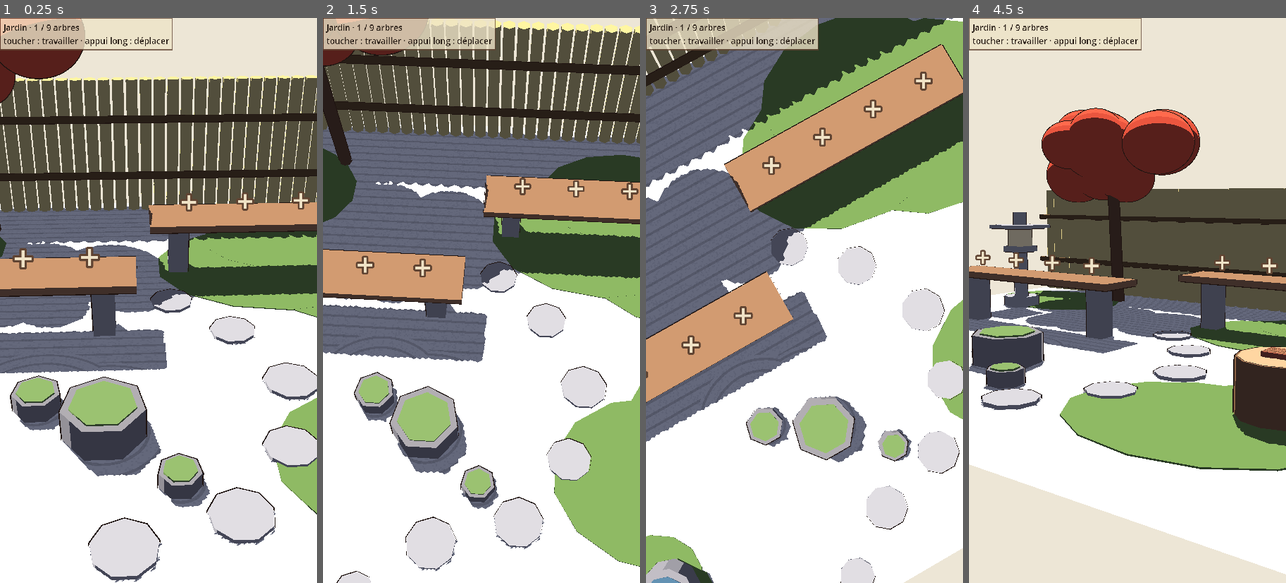
Above: before the commit, frames 1-4 (left to right).
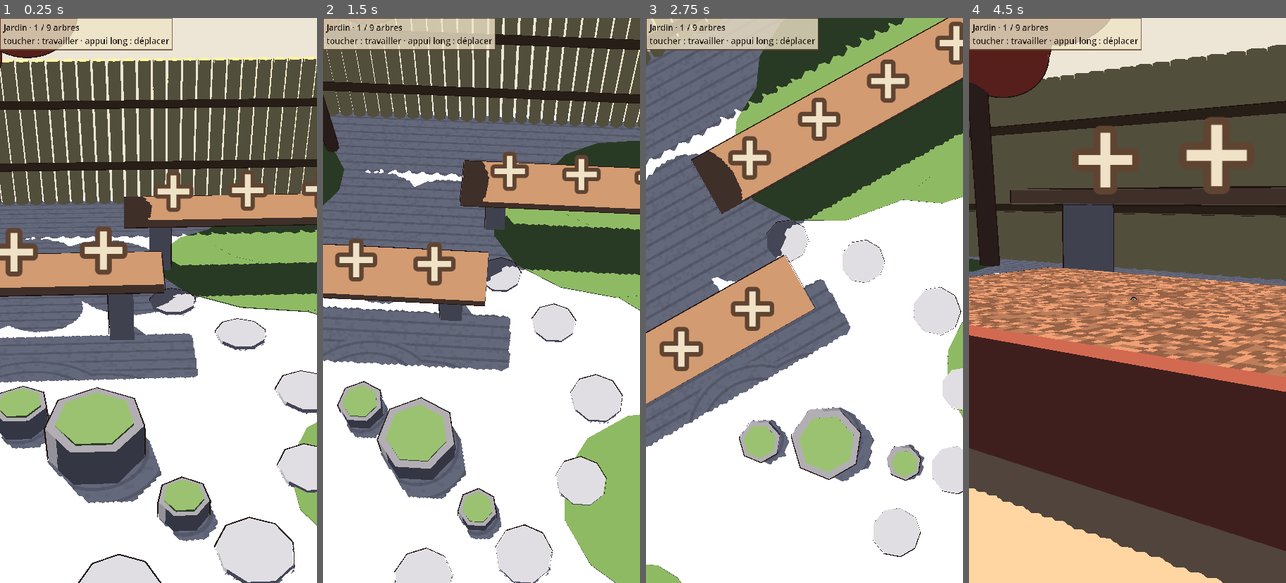
Above: after the commit, the same moments.

Repository: Ankool29/bonzai
Game: Godot game, scene res://scenes/main.tscn
Two runs of this game, one before a commit and one after it. Both use one fixed random seed, a clock stepped at 60 frames per second and the inputs below.
Inputs (mouse positions are in pixels of both pictures, inside the frame that each line leads up to):
- Up to frame 1 (0.25 s): no input
- Up to frame 2 (1.5 s): move the mouse to (551, 272) at 0.52 s; click (551, 272) at 0.67 s; drag from (418, 328) to (465, 413) at 1.27 s
- Up to frame 3 (2.75 s): tap Enter at 2 s; move the mouse to (836, 176) at 2.02 s; click (836, 176) at 2.17 s
- Up to frame 4 (4.5 s): tap Space at 2.75 s; drag from (1111, 413) to (1032, 215) at 2.77 s; tap Enter at 3.5 s; move the mouse to (1222, 385) at 3.52 s; click (1222, 385) at 3.67 s; drag from (1032, 215) to (1079, 159) at 4.27 s

The runs differ from the first frame. In frame 1, 39% of the frame differs, in the area x 0-100%, y 0-100%; in frame 2, 36%; in frame 3, 29%; in frame 4, 86%.

Commit message:
Jardin : décor réduit de moitié et caméra plus proche, les bonsaïs se voient mieux
Co-Authored-By: Claude Opus 5.5 <noreply@anthropic.com>
Claude-Session: https://claude.ai/code/session_01MAppfJEzF7Td7hJP7q14tM

Diff:
--- a/scripts/exhibit.gd
+++ b/scripts/exhibit.gd
@@ -5,20 +5,24 @@
 ## palissade de bambou, lanterne, tsukubai, tablettes (tana) et socle d'honneur.
 
 const STONES := [Vector3(0.6, -1.6, 0.42), Vector3(1.3, -1.2, 0.25), Vector3(-0.1, -2.3, 0.2)]  # x, z, rayon
-const TANAS := [Vector3(-1.6, 1.7, 3.0), Vector3(1.9, 0.2, 3.0)]  # x, z, longueur
+const TANAS := [Vector3(-1.6, 1.7, 3.6), Vector3(1.9, 0.2, 3.6)]  # x, z, longueur
 const TANA_TOP := 0.81
 const HONOR := Vector3(-2.9, 0.55, -1.6)  # dessus du tronçon d'honneur
+const S := 0.5  # décor réduit de moitié autour des arbres (taille réelle) : les bonsaïs se voient mieux
 
 var slots: Array[Vector3] = []   # dessus de chaque emplacement
 var nodes := {}                  # emplacement -> arbre dessiné (cache)
 var plus := {}                   # emplacement -> « + »
+var decor := Node3D.new()
 
 
 func _init() -> void:
 	for t in TANAS:
 		for i in 4:
-			slots.append(Vector3(t.x + (i - 1.5) * t.z / 4.0, TANA_TOP, t.y))
-	slots.append(HONOR)
+			slots.append(Vector3(t.x + (i - 1.5) * t.z / 4.0, TANA_TOP, t.y) * S)
+	slots.append(HONOR * S)
+	decor.scale = Vector3.ONE * S
+	add_child(decor)
 	_decor()
 	for s in slots.size():
 		var l := Label3D.new()
@@ -30,7 +34,7 @@
 		l.outline_modulate = Color(0.38, 0.27, 0.2)
 		l.billboard = BaseMaterial3D.BILLBOARD_ENABLED
 		l.no_depth_test = true
-		l.position = slots[s] + Vector3(0, 0.2, 0)
+		l.position = slots[s] + Vector3(0, 0.12, 0)
 		add_child(l)
 		plus[s] = l
 
@@ -106,13 +110,13 @@
 	m.height = h
 	m.radial_segments = seg
 	m.rings = 1
-	return _mesh(self, m, _mat(c, outline), pos + Vector3(0, h / 2.0, 0))
+	return _mesh(decor, m, _mat(c, outline), pos + Vector3(0, h / 2.0, 0))
 
 
 func _box(size: Vector3, c: Color, pos: Vector3) -> MeshInstance3D:
 	var m := BoxMesh.new()
 	m.size = size
-	return _mesh(self, m, _mat(c, true), pos + Vector3(0, size.y / 2.0, 0))
+	return _mesh(decor, m, _mat(c, true), pos + Vector3(0, size.y / 2.0, 0))
 
 
 ## Matériau du décor : contour plus épais que celui des arbres, le jardin se voit de loin.
@@ -130,8 +134,11 @@
 	var g := PlaneMesh.new()
 	g.size = Vector2(10, 8)
 	var gm := TreeMesh.toon(5, Color(0.84, 0.82, 0.75))
-	gm.set_shader_parameter("stones", PackedVector3Array(STONES))
-	_mesh(self, g, gm, Vector3.ZERO)
+	var st := PackedVector3Array()
+	for v in STONES:
+		st.append(v * S)
+	gm.set_shader_parameter("stones", st)
+	_mesh(decor, g, gm, Vector3.ZERO)
 	# îlots de mousse aux bords irréguliers
 	for mo in [[-2.9, -1.6, 1.5], [-2.2, 2.0, 1.9], [3.2, 2.2, 1.4], [3.6, -2.5, 1.0]]:
 		for j in 3:
@@ -175,7 +182,7 @@
 		var r := rng.randf_range(0.45, 0.75)
 		sp.radius = r
 		sp.height = r * 1.7
-		_mesh(self, sp, _mat(Color(0.73, 0.28, 0.19), true),
+		_mesh(decor, sp, _mat(Color(0.73, 0.28, 0.19), true),
 				Vector3(2.5 + rng.randf_range(-1.3, 1.3), 2.6 + rng.randf_range(-0.3, 0.6), 3.0 + rng.randf_range(-0.6, 0.4)))
 	# tablettes d'exposition : planche de bois sur deux poteaux de pierre
 	for t in TANAS:
--- a/scripts/main.gd
+++ b/scripts/main.gd
@@ -365,8 +365,8 @@
 	in_garden = true
 	_mode()
 	_garden_info()
-	goal_target = Vector3(0, 0.6, 0)
-	goal_dist = 9.0
+	goal_target = Vector3(0, 0.3, 0)
+	goal_dist = 4.0
 	gliding = true
 
 
@@ -385,9 +385,9 @@
 	panel.visible = not in_garden
 	gauges.visible = not in_garden
 	sun.shadow_enabled = in_garden  # ombres seulement à l'exposition (chauffe)
-	sun.directional_shadow_max_distance = 16.0 if in_garden else 3.0
-	max_dist = 14.0 if in_garden else 2.0
-	cam.near = 0.05 if in_garden else 0.005  # précision de profondeur sur toute la cour
+	sun.directional_shadow_max_distance = 8.0 if in_garden else 3.0
+	max_dist = 7.0 if in_garden else 2.0
+	cam.near = 0.02 if in_garden else 0.005  # précision de profondeur sur toute la cour
 
 
 func _garden_info() -> void:
@@ -433,7 +433,7 @@
 	var d := cam.project_ray_normal(pos)
 	if d.y > -0.01:
 		return
-	exhibit.nodes[lifted].position = o + d * ((0.95 - o.y) / d.y)
+	exhibit.nodes[lifted].position = o + d * ((0.55 - o.y) / d.y)
 
 
 ## Dépose l'arbre soulevé sur l'emplacement visé ; échange si la place est prise.
--- a/shaders/toon.gdshader
+++ b/shaders/toon.gdshader
@@ -20,7 +20,7 @@
 uniform vec3 tone2 : source_color = vec3(0.5, 0.52, 0.42);
 uniform vec3 tone3 : source_color = vec3(0.72, 0.5, 0.3);
 uniform vec3 fissure : source_color = vec3(0.33, 0.28, 0.24);
-uniform vec3 stones[3];  // gravier : x, z, rayon des pierres
+uniform vec3 stones[3];  // gravier : x, z, rayon des pierres (coordonnées du monde)
 
 varying vec3 wpos;
 varying float young_k;
@@ -121,7 +121,7 @@
 		for (int i = 0; i < 3; i++) {
 			d = min(d, length(wpos.xz - stones[i].xy) - stones[i].z);
 		}
-		float l = d < 0.72 ? d / 0.16 : wpos.z / 0.16;  // ondes concentriques près des pierres, sinon lignes droites
+		float l = d < 0.36 ? d / 0.08 : wpos.z / 0.08;  // ondes concentriques près des pierres, sinon lignes droites
 		c = albedo.rgb * (fract(l) < 0.22 ? 0.86 : 1.0) * (h(floor(wpos.xz / 0.02), 2.0) < 0.2 ? 0.95 : 1.0);
 	}
 	c = mix(c, autumn_color, autumn_k * 0.85);
